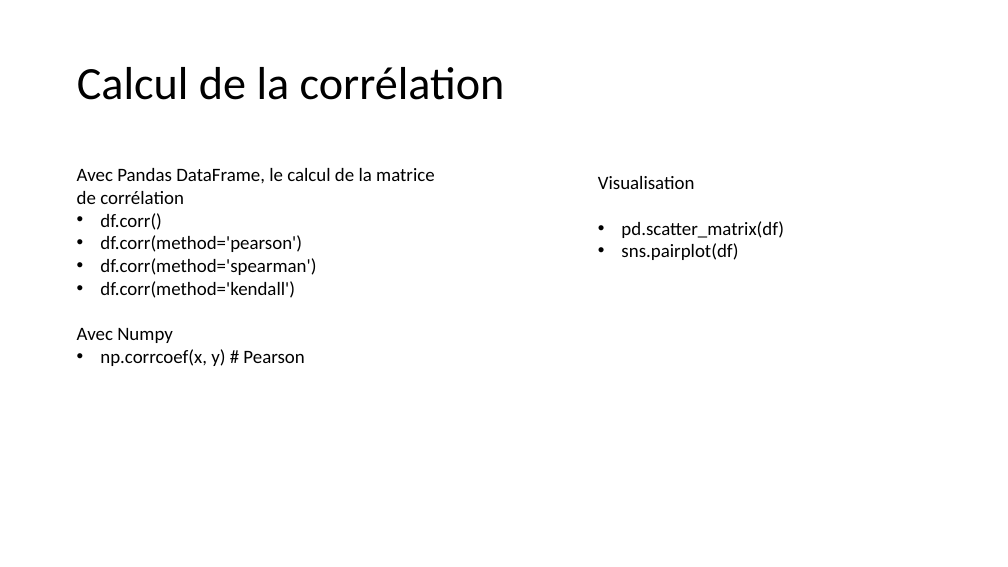
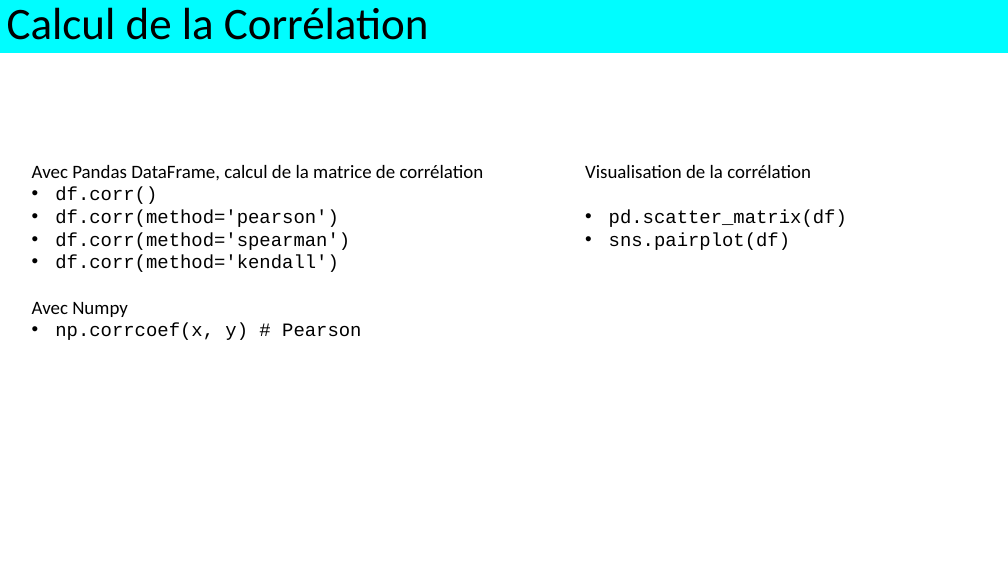
Before and after one commit to alexisperrier/XEmines_DataScience_2020, a slide deck: slide 8 of slides/XEM20_S1D3_regression_lineaire.pptx (slide 7 before the commit). Drawn at 1008x567 pixels with LibreOffice and Linux fonts; fonts in the diff are those of the drawing. Boxes give left, top, right and bottom in pixels: in the first picture for what was removed or moved away, otherwise in the second. Text is boxed around its words. In the diff, an @@ line names an element or a change of style, - is before the commit and + after.

Commit message:
wip

```diff
--- a/slides/XEM20_S1D3_regression_lineaire.pptx
+++ b/slides/XEM20_S1D3_regression_lineaire.pptx
@@ rectangle "Calcul de la Corrélation": place and size @@
-rectangle "Calcul de la Corrélation" at [77, 67, 505, 100]
+rectangle "Calcul de la Corrélation" at [0, 0, 1008, 53]
@@ rectangle "Calcul de la Corrélation" at [0, 0, 1008, 53]: fill none to #00FDFF @@
@@ text in rectangle at [7, 7, 429, 40]: text changed; size 44 to 42.9 pt @@
-Calcul de la corrélation
+Calcul de la Corrélation
@@ text "Avec Pandas DataFrame, calcul de ...": place and size @@
-text "Avec Pandas DataFrame, calcul de ..." at [77, 168, 435, 366]
+text "Avec Pandas DataFrame, calcul de ..." at [32, 165, 484, 340]
@@ text at [32, 165, 484, 180]: text changed @@
-Avec Pandas DataFrame, le calcul de la matrice de corrélation
+Avec Pandas DataFrame, calcul de la matrice de corrélation
@@ text "Visualisation de la corrélation": place and size @@
-text "Visualisation de la corrélation" at [598, 176, 784, 260]
+text "Visualisation de la corrélation" at [585, 165, 847, 250]
@@ text at [585, 165, 811, 178]: text changed @@
-Visualisation
+Visualisation de la corrélation
@@ text at [55, 187, 361, 340]: font Calibri to Courier New in "df.corr()", "df.corr(method='pearson')", "df.corr(method='spearman')", "df.corr(method='kendall')" and 1 more places @@
@@ text at [609, 210, 847, 250]: font Calibri to Courier New in "pd.scatter_matrix(df)", "sns.pairplot(df)" @@
```
Also in this commit, not shown: 10 other slides changed, 1 slide added.
